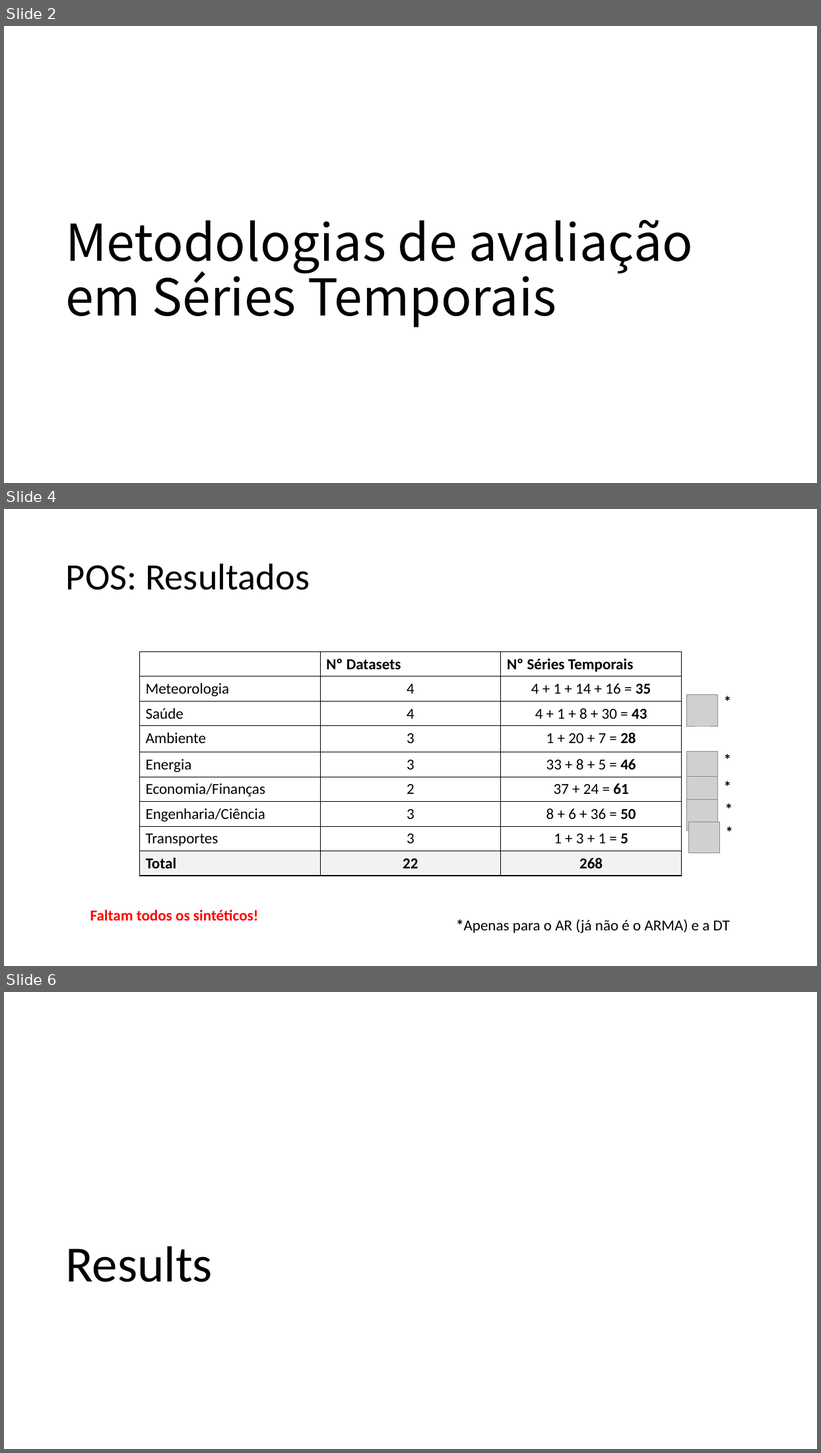
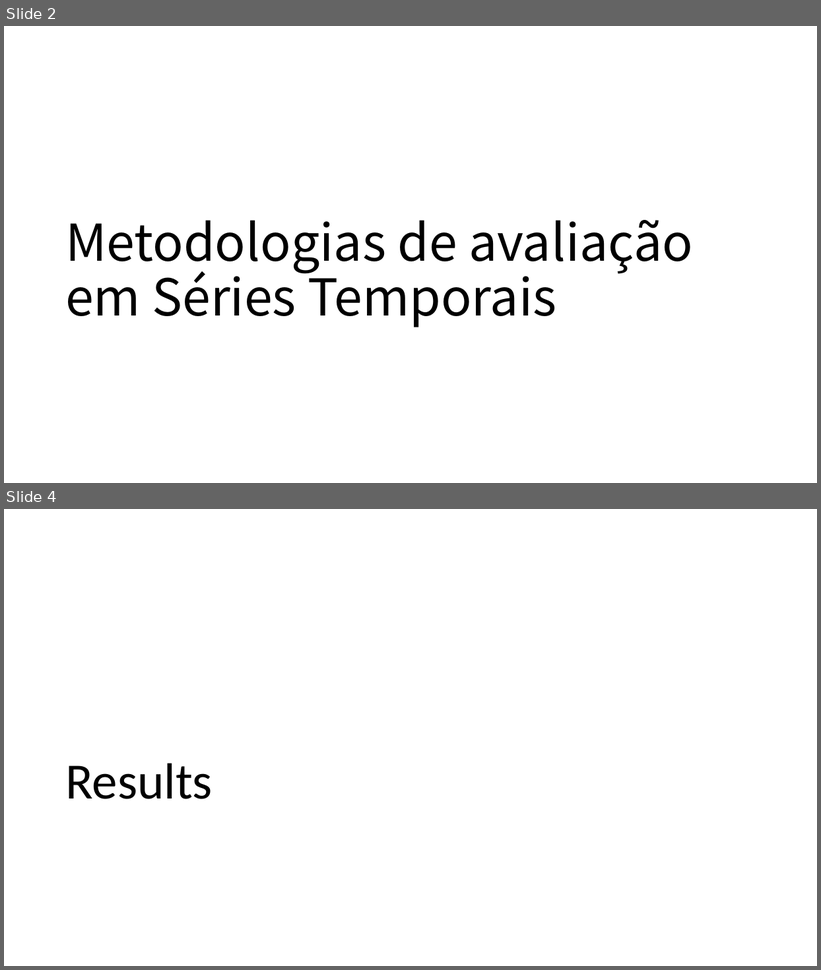
Before and after one commit to MiguelLoureiro98/timecave, a slide deck: papers/.ppt/TimeSeriesCV_26072024.pptx. Shown one above the other, each under a label of ours: slides 2, 4 and 6 before the commit, slides 2 and 4 after it; the slides between them are not shown. The pictures are 821x1453 and 821x970 pixels, drawn with LibreOffice and Linux fonts; fonts in the diff are those of the drawing; grey boxes stand for pictures. Boxes give left, top, right and bottom in pixels: in the first picture for what was removed or moved away, otherwise in the second. Text is boxed around its words. In the diff, an @@ line names an element or a change of style, - is before the commit and + after.

Commit message:
.ppt para sexta

```diff
--- a/papers/.ppt/TimeSeriesCV_26072024.pptx
+++ b/papers/.ppt/TimeSeriesCV_26072024.pptx
@@ slide 4 removed at [4,509,817,966], background #FFFFFF @@
@@ title removed at [66,563,310,590] @@
-POS: Resultados
@@ table removed at [139,652,681,876], 9 rows, 3 columns @@
- | Nº Datasets | Nº Séries Temporais
-Meteorologia | 4 | 4 + 1 + 14 + 16 = 35
-Saúde | 4 | 4 + 1 + 8 + 30 = 43
-Ambiente | 3 | 1 + 20 + 7 = 28
-Energia | 3 | 33 + 8 + 5 = 46
-Economia/Finanças | 2 | 37 + 24 = 61
-Engenharia/Ciência | 3 | 8 + 6 + 36 = 50
-Transportes | 3 | 1 + 3 + 1 = 5
-Total | 22 | 268
@@ picture removed at [687,695,718,726] @@
@@ text removed at [717,690,738,714] @@
-*
@@ picture removed at [687,752,718,783] @@
@@ text removed at [717,747,738,772] @@
-*
@@ picture removed at [687,777,718,808] @@
@@ text removed at [717,774,738,799] @@
-*
@@ picture removed at [687,799,718,830] @@
@@ text removed at [719,796,740,821] @@
-*
@@ picture removed at [688,823,719,854] @@
@@ text removed at [719,820,740,844] @@
-*
@@ text removed at [90,910,258,921] @@
-Faltam todos os sintéticos!
@@ text removed at [456,920,730,933] @@
-*Apenas para o AR (já não é o ARMA) e a DT
@@ what was slide 6 is now slide 4 @@
```
Also in this commit, not shown: 1 slide changed, 4 slides added, 3 other slides removed, 1 other file.
